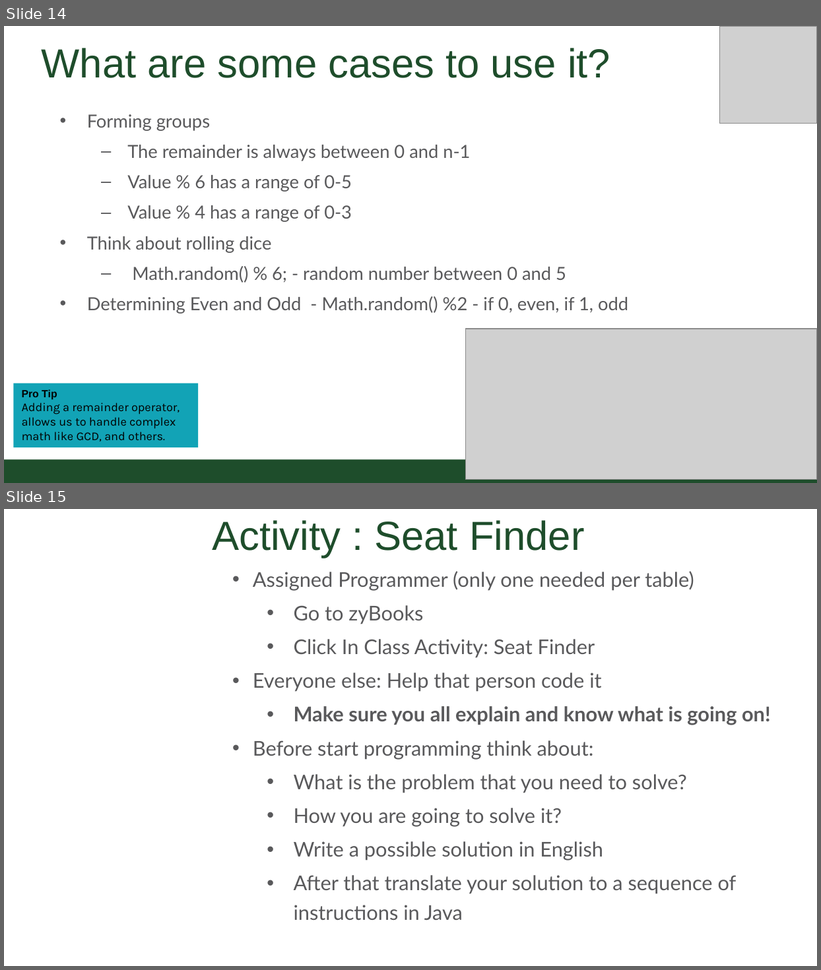
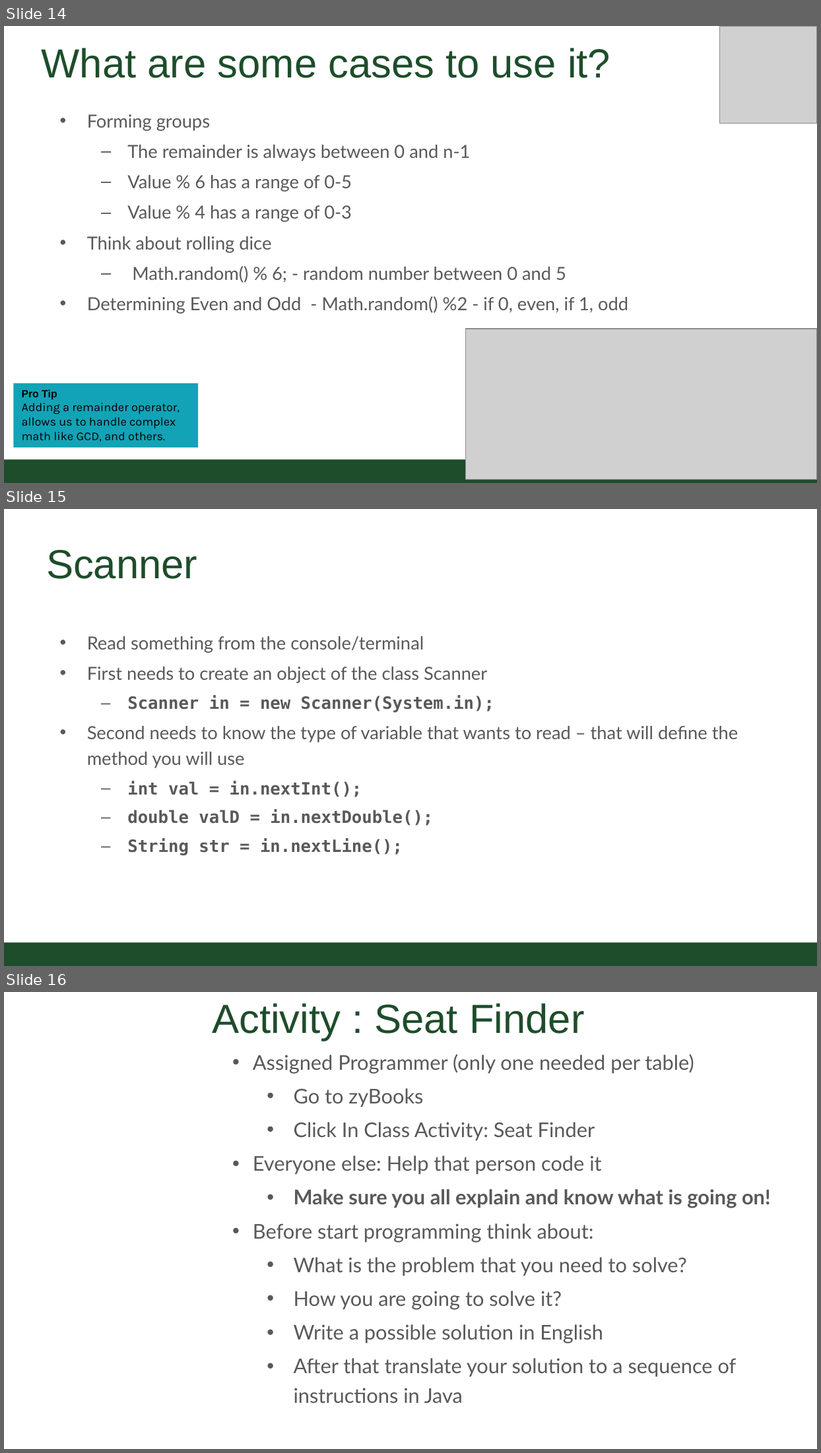
Before and after one commit to CSU-CompSci-CS163-4/Handouts, a slide deck: slides/On-Campus/02_01_Variables.pptx. Shown one above the other, each under a label of ours: slides 14 and 15 before the commit, slides 14, 15 and 16 after it. The pictures are 821x970 and 821x1453 pixels, drawn with LibreOffice and Linux fonts; fonts in the diff are those of the drawing; grey boxes stand for pictures; background and template pictures are left out. Boxes give left, top, right and bottom in pixels: in the first picture for what was removed or moved away, otherwise in the second. Text is boxed around its words. In the diff, an @@ line names an element or a change of style, - is before the commit and + after.

Commit message:
Updated lecture

```diff
--- a/slides/On-Campus/02_01_Variables.pptx
+++ b/slides/On-Campus/02_01_Variables.pptx
@@ slide 15 added at <box>4,509,817,966</box>, background #FFFFFF; not listed: 1 template element that a slide beside it also shows @@
@@ title added at <box>46,550,197,579</box>, 36 pt, text #1E4D2B @@
+Scanner
@@ text added at <box>87,636,738,856</box>, 16 pt, text #59595B @@
+• Read something from the console/terminal
+• First needs to create an object of the class Scanner
+  – Scanner in = new Scanner(System.in);
+• Second needs to know the type of variable that wants to read – that will define the method you will use
+  – int val = in.nextInt();
+  – double valD = in.nextDouble();
+  – String str = in.nextLine();
@@ what was slide 15 is now slide 16 @@
```
